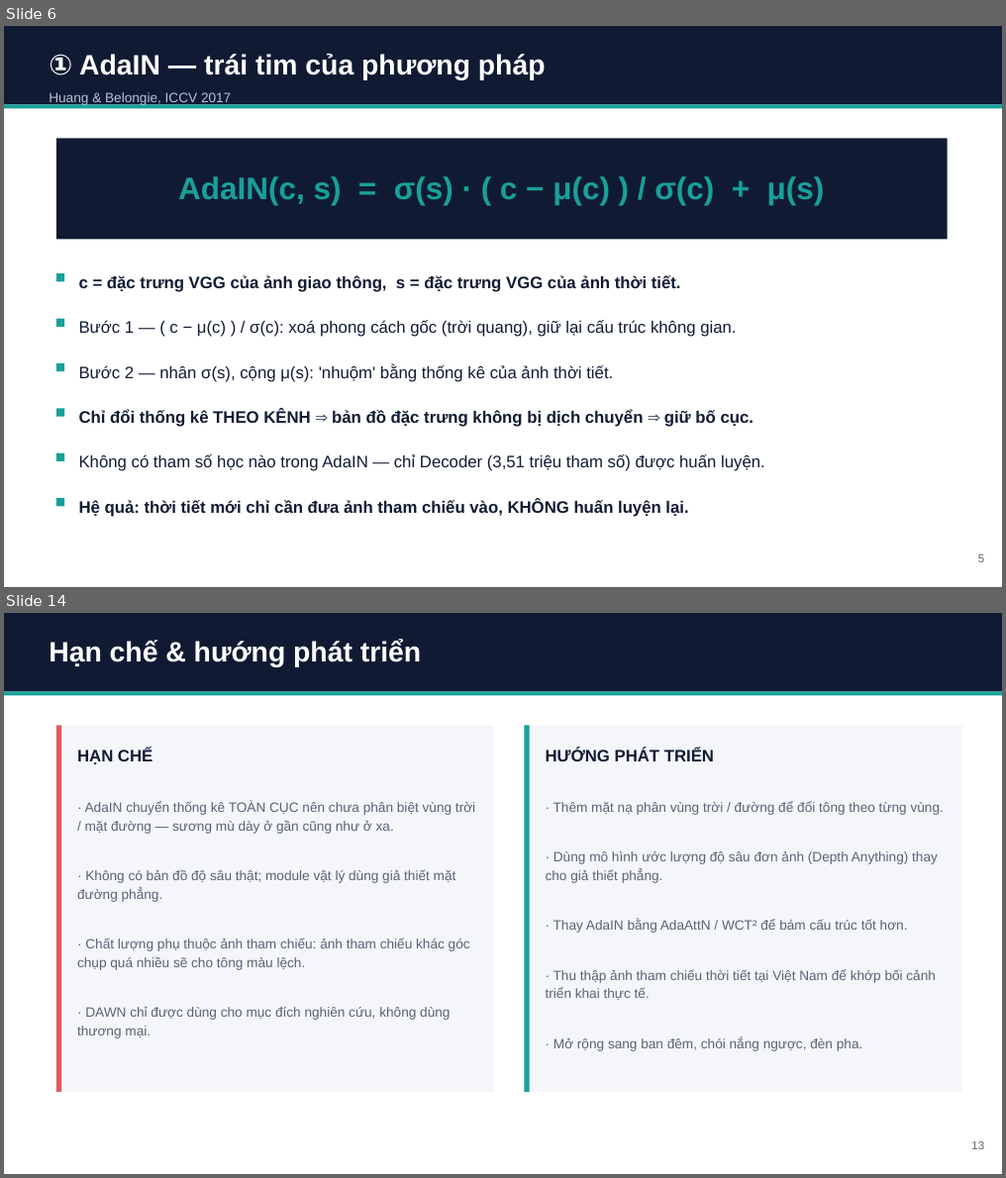
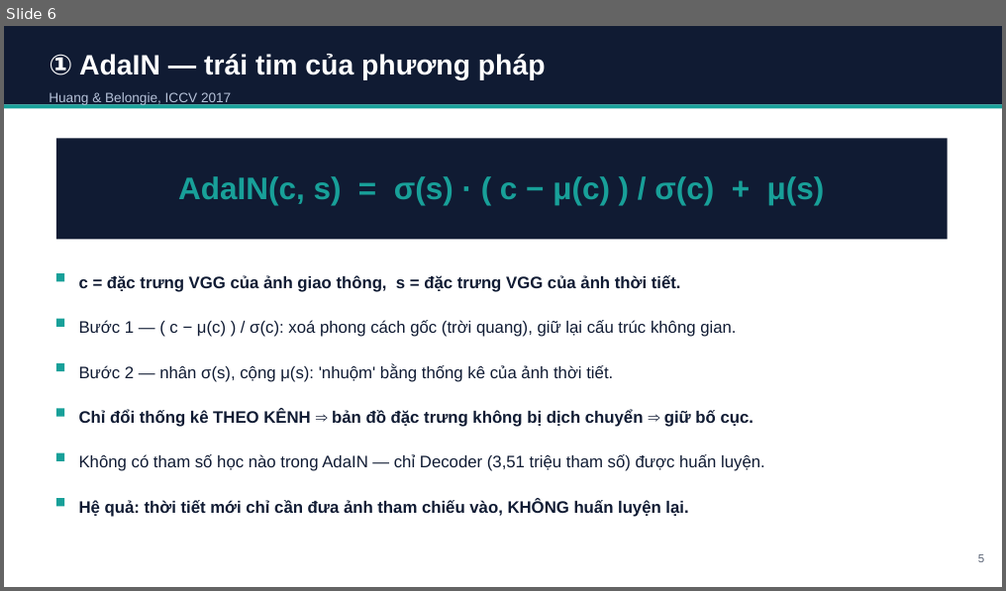
Before and after one commit to QuyDatSadBoy/StyleTranfer_Viettel_Course_DeepLearning, a slide deck: slides/BaoCao_TangCuongDuLieuThoiTiet.pptx. Shown one above the other, each under a label of ours: slides 6 and 14 before the commit, slide 6 after it; the slides between them are not shown. The pictures are 1006x1178 and 1006x591 pixels, drawn with LibreOffice and Linux fonts; fonts in the diff are those of the drawing. Boxes give left, top, right and bottom in pixels: in the first picture for what was removed or moved away, otherwise in the second. Text is boxed around its words. In the diff, an @@ line names an element or a change of style, - is before the commit and + after.

```diff
--- a/slides/BaoCao_TangCuongDuLieuThoiTiet.pptx
+++ b/slides/BaoCao_TangCuongDuLieuThoiTiet.pptx
@@ slide 14 removed at (4,613,1002,1174), background #FFFFFF @@
@@ rectangle removed at (4,613,1002,691) @@
@@ text removed at (49,640,421,667) @@
-Hạn chế & hướng phát triển
@@ rectangle removed at (4,691,1002,696) @@
@@ rectangle removed at (56,725,494,1092) @@
@@ rectangle removed at (56,725,61,1092) @@
@@ rectangle removed at (525,725,962,1092) @@
@@ rectangle removed at (525,725,530,1092) @@
@@ text removed at (77,748,475,1039) @@
-HẠN CHẾ
-· AdaIN chuyển thống kê TOÀN CỤC nên chưa phân biệt vùng trời / mặt đường — sương mù dày ở gần cũng như ở xa.
-· Không có bản đồ độ sâu thật; module vật lý dùng giả thiết mặt đường phẳng.
-· Chất lượng phụ thuộc ảnh tham chiếu: ảnh tham chiếu khác góc chụp quá nhiều sẽ cho tông màu lệch.
-· DAWN chỉ được dùng cho mục đích nghiên cứu, không dùng thương mại.
@@ text removed at (546,748,944,1052) @@
-HƯỚNG PHÁT TRIỂN
-· Thêm mặt nạ phân vùng trời / đường để đổi tông theo từng vùng.
-· Dùng mô hình ước lượng độ sâu đơn ảnh (Depth Anything) thay cho giả thiết phẳng.
-· Thay AdaIN bằng AdaAttN / WCT² để bám cấu trúc tốt hơn.
-· Thu thập ảnh tham chiếu thời tiết tại Việt Nam để khớp bối cảnh triển khai thực tế.
-· Mở rộng sang ban đêm, chói nắng ngược, đèn pha.
@@ text removed at (971,1142,984,1150) @@
-13
```
Also in this commit, not shown: 7 slides changed, 2 slides added, 1 other slide removed, 6 other files.
